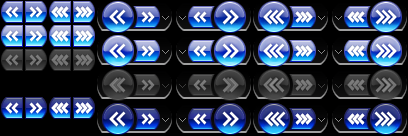
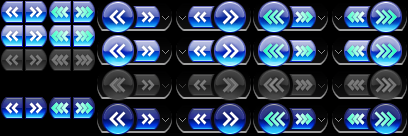
Layers edited between the first and the second 408x136 image:
added layer "貼り付けられたレイヤー#1" above "arrow2" over [51, 6, 397, 127]
